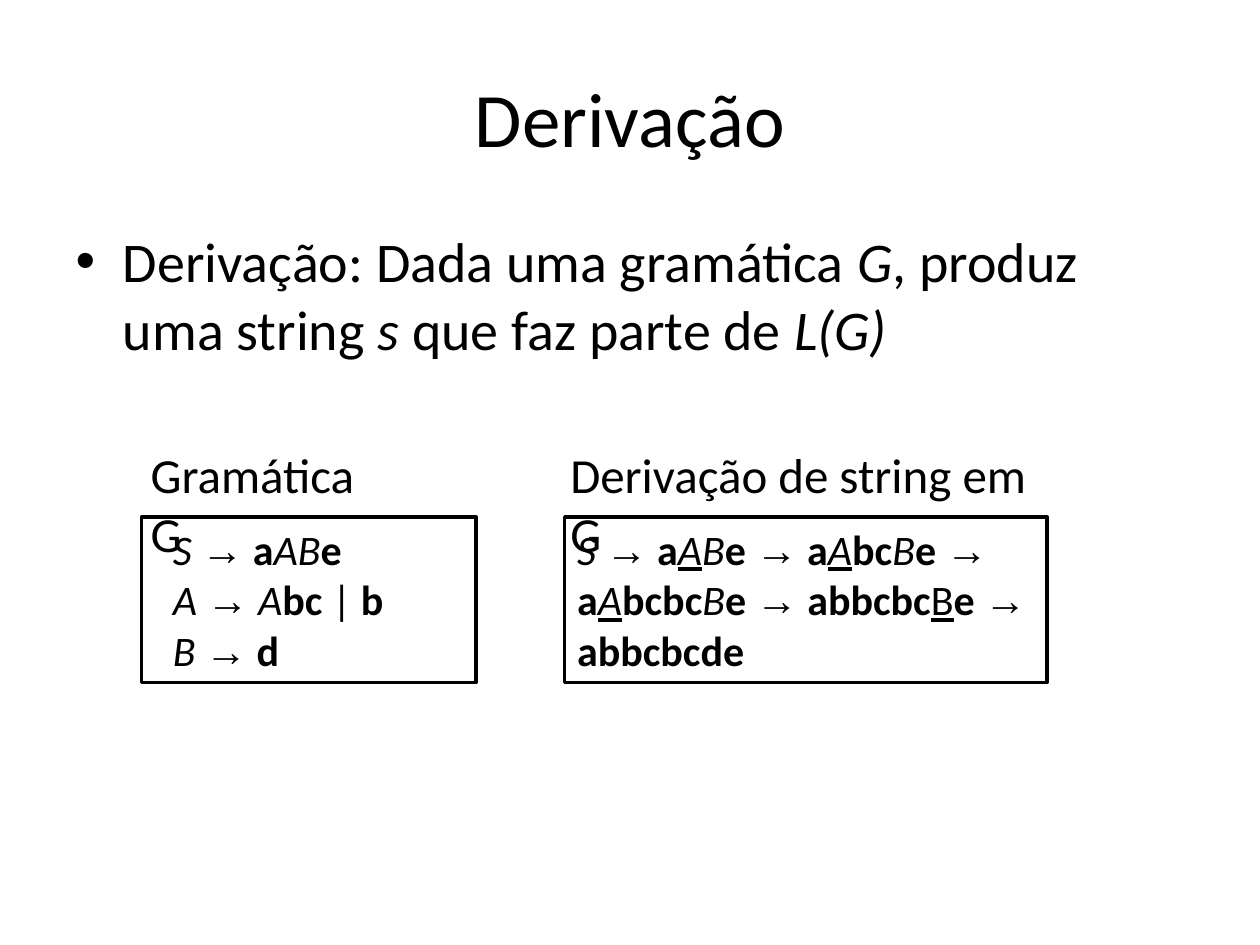
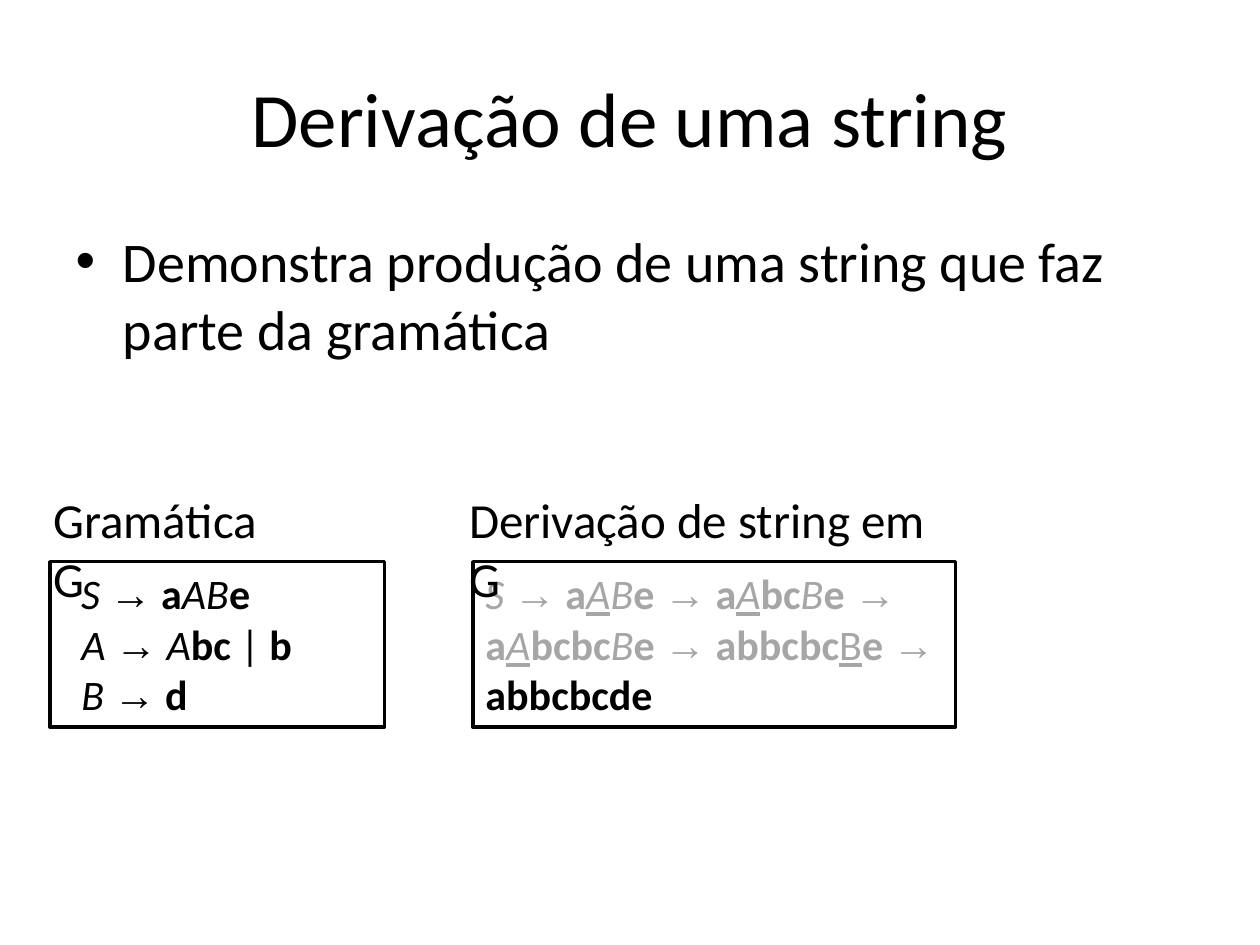
Before and after one commit to damorim/compilers-cin, a slide deck: slide 7 of slides-aulas/analise-sintatica.pptx. Drawn at 1260x945 pixels with LibreOffice and Linux fonts; fonts in the diff are those of the drawing. Boxes give left, top, right and bottom in pixels: in the first picture for what was removed or moved away, otherwise in the second. Text is boxed around its words. In the diff, an @@ line names an element or a change of style, - is before the commit and + after.

```diff
--- a/slides-aulas/analise-sintatica.pptx
+++ b/slides-aulas/analise-sintatica.pptx
@@ title at box(252, 93, 1007, 161): text changed @@
-Derivação
+Derivação de uma string
@@ text at box(123, 243, 1104, 360): text changed @@
-• Derivação: Dada uma gramática G, produz uma string s que faz parte de L(G)
+• Demonstra produção de uma string que faz parte da gramática
@@ text "Gramática G": place and size @@
-text "Gramática G" at box(151, 459, 355, 564)
+text "Gramática G" at box(53, 504, 257, 608)
@@ text "Derivação de string em G": place and size @@
-text "Derivação de string em G" at box(570, 459, 1026, 564)
+text "Derivação de string em G" at box(469, 504, 924, 608)
@@ rectangle "S → aABe A → ...": place and size @@
-rectangle "S → aABe A → ..." at box(141, 517, 476, 682)
+rectangle "S → aABe A → ..." at box(50, 562, 386, 727)
@@ rectangle "S → aABe → aAbcBe ...": place and size @@
-rectangle "S → aABe → aAbcBe ..." at box(564, 517, 1047, 682)
+rectangle "S → aABe → aAbcBe ..." at box(474, 562, 956, 727)
@@ rectangle "S → aABe → aAbcBe ..." at box(474, 562, 956, 727): text colour #000000 to #A6A6A6 in "S → aABe → aAbcBe → aAbcbcBe ..." @@
```
Also in this commit, not shown: 5 other slides changed, 3 slides added, 1 slide removed, 1 other file.
